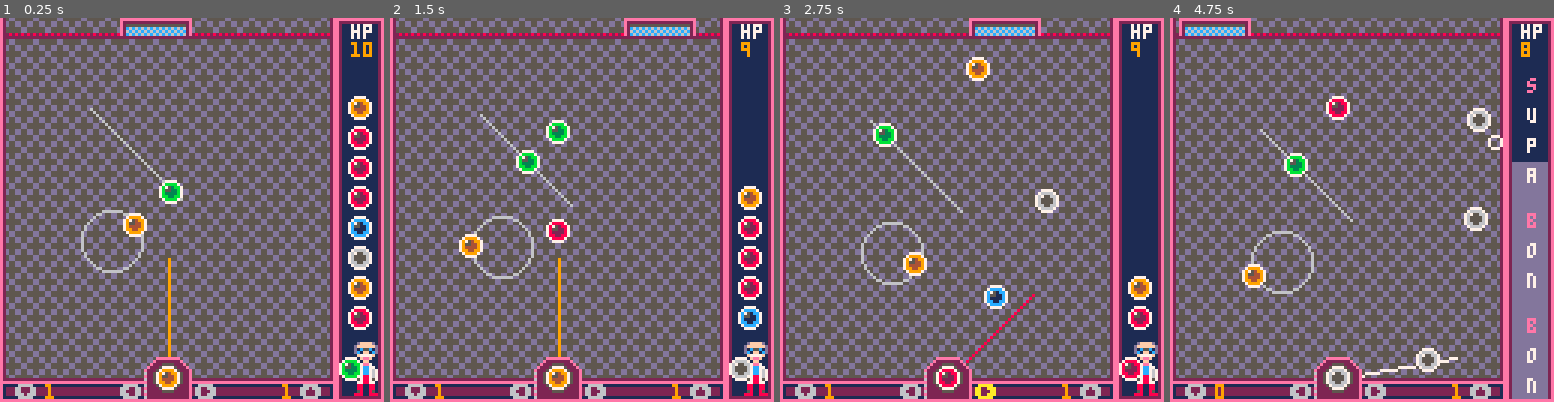
Above: before the commit, frames 1-4 (left to right).
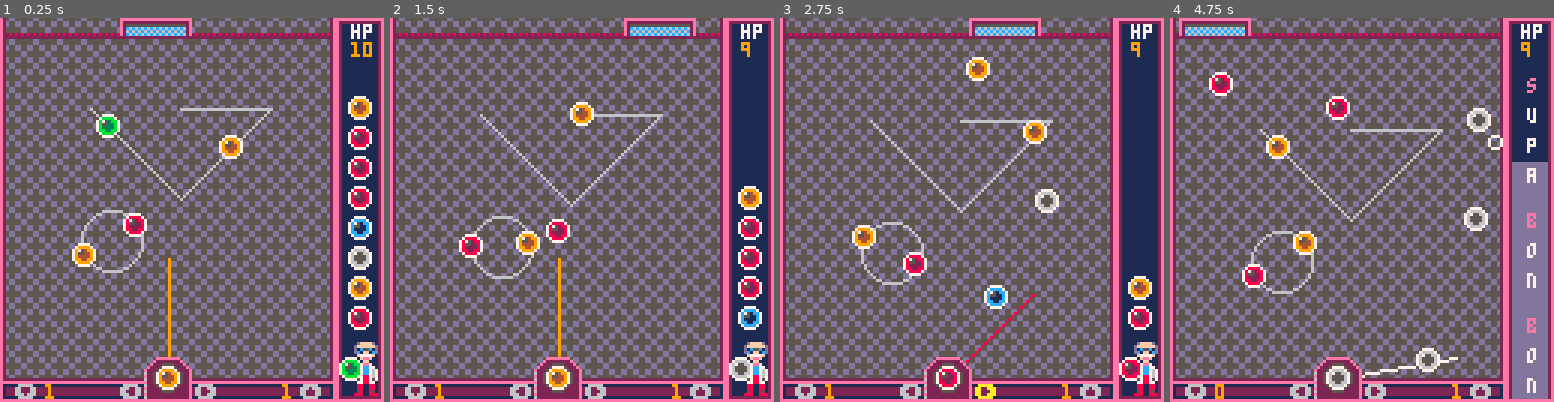
Above: after the commit, the same moments.

Repository: adamwoolridge/pico8
Game: PICO-8 cartridge bonbonshoot.p8
The game is run twice, just before and just after one commit, with the same random seed, the same clock (stepped at 60 frames per second) and the same inputs.
Inputs:
- Up to frame 1 (0.25 s): no input
- Up to frame 2 (1.5 s): tap X (X key) at 0.33, 1.07 s; tap O (Z key) at 0.7 s
- Up to frame 3 (2.75 s): hold Right 1.6-2.1 s; tap O (Z key) at 1.7, 2.1, 2.5 s; tap X (X key) at 1.85 s; hold Right from 2.47 s (still down)
- Up to frame 4 (4.75 s): tap O (Z key) every 0.4 s from 2.9 to 4.5 s; tap X (X key) at 2.97, 4.08 s; release Right at 3.03 s; hold Left 3.08-3.58 s; hold Down 3.63-3.97 s; hold Right 4.02-4.68 s

The runs differ from the first frame. In frame 1, 1.7% of the frame differs, in the area x 18-72%, y 23-65%; in frame 2, 1.7%; in frame 3, 1.4%; in frame 4, 1.8%, in the area x 10-93%, y 8-70%.

Commit message:
[Bonbon] Fixed lines

Diff:
--- a/bonbonshoot.p8
+++ b/bonbonshoot.p8
@@ -169,7 +169,7 @@
 	e.wave = wave
 
 	addballtoenemy(e, 0, 0)
-	//addballtoenemy(e, 0, 0.5)
+	addballtoenemy(e, 0, 0.5)
 
 	add(wave.enemies, e)
 	add	(enemies,e)
@@ -218,7 +218,7 @@
 	next_ball()
 
 	w1 = makewave()
-	makeenemy(w1, "l", {30,30, 60, 60},0, 0, 0, 0.05, 10).speed = 0.01
+	makeenemy(w1, "l", {30,30, 60, 60, 90, 30, 60, 30},0, 0, 0, 0.05, 10).speed = 0.01
 	makeenemy(w1, "c", {10},33, 70, 0, 0.05, 10)
 	-- makeenemy(w1, "c", {20},52, 45, 0, 0.05, 20).rotdir = -1
 	-- makeenemy(w1, "c", {10},71, 35, 0, 0.05, 10).rotdir = -1
@@ -649,7 +649,8 @@
 function progrespointalongline(p, segments)
 	local totald = linelength(segments)
 	local targetd = totald * p
-	local segs = (count(segments)/2)
+	local segs = (count(segments)/2)-1
+	segs *= 2
 	local a = {}
 	local b = {}
 	local d= 0
@@ -666,18 +667,19 @@
 			local pp = {}
 
 			local v = {}
-			v.x = b.x- a.x
-			v.y = b.y- a.y
+			v.x = a.x- b.x
+			v.y = a.y- b.y
 			v = normalize(v)
-			pp.x = a.x + v.x * abs(diff)
-			pp.y = a.y + v.y * abs(diff)
+			pp.x = b.x + v.x * abs(diff)
+			pp.y = b.y + v.y * abs(diff)
 			return pp
 		end
 	end
 end
 
 function linelength(segments)
-	local segs = (count(segments)/2)
+	local segs = (count(segments)/2) -1
+	segs *= 2
 	local a = {}
 	local b = {}
 	local d= 0
@@ -702,7 +705,8 @@
 	if (e.type=="c") then
 		circ (e.x+4, e.y+4, e.sizes[1], 6)
 	elseif (e.type=="l") then
-		local segs = (count(e.sizes)/2)
+		local segs = (count(e.sizes)/2)-1
+		segs *= 2
 		for s=1, segs, 2 do
 			line(e.sizes[s]+e.x, e.sizes[s+1]+e.y, e.sizes[s+2]+e.x, e.sizes[s+3]+e.y,6)
 		end
